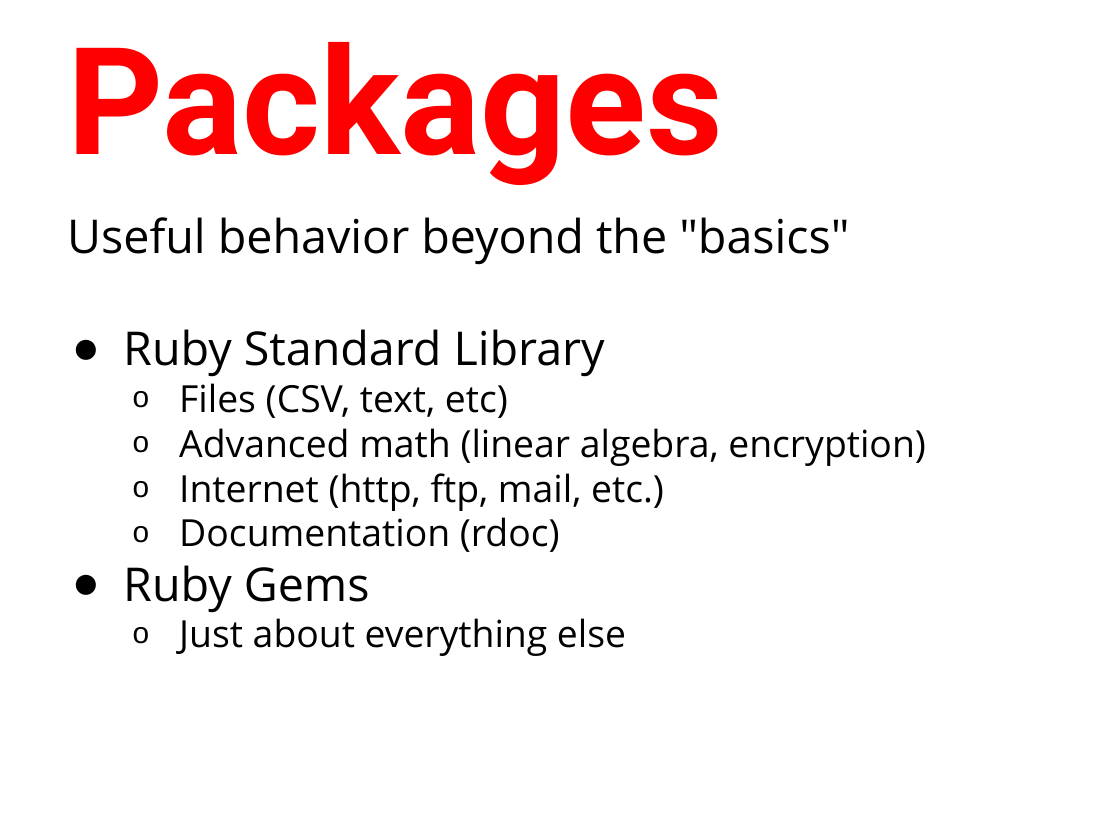
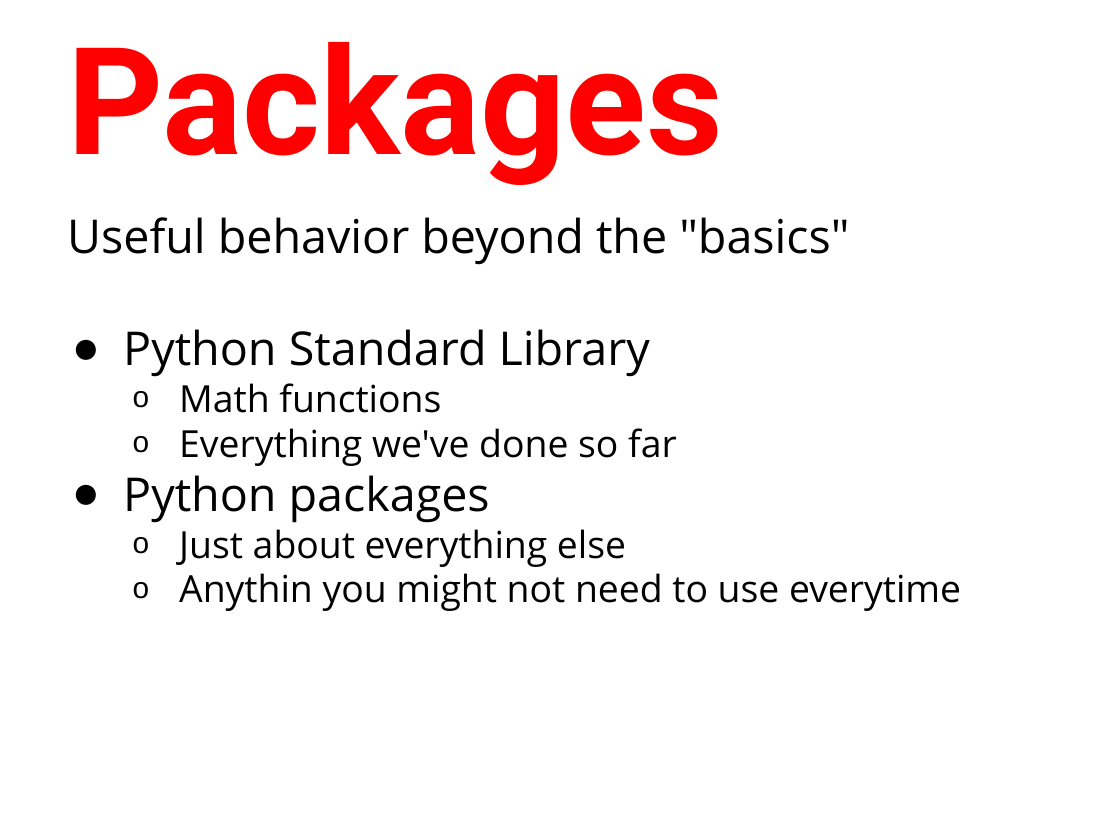
Before and after one commit to humanitiesprogramming/slides, a slide deck: slide 32 of 2017/python/B Done - ish/Python - Programming Concepts II.pptx. Drawn at 1120x840 pixels with LibreOffice and Linux fonts; fonts in the diff are those of the drawing. Boxes give left, top, right and bottom in pixels: in the first picture for what was removed or moved away, otherwise in the second. Text is boxed around its words. In the diff, an @@ line names an element or a change of style, - is before the commit and + after.

Commit message:
slides

```diff
--- a/2017/python/B Done - ish/Python - Programming Concepts II.pptx
+++ b/2017/python/B Done - ish/Python - Programming Concepts II.pptx
@@ text at <box>123,329,677,523</box>: text changed @@
-● Ruby Standard Library
-  o Files (CSV, text, etc)
-  o Advanced math (linear algebra, encryption)
-  o Internet (http, ftp, mail, etc.)
-  o Documentation (rdoc)
-● Ruby Gems
+● Python Standard Library
+  o Math functions
+  o Everything we've done so far
+● Python packages
@@ text at <box>179,573,961,611</box>: paragraph added @@
+  o Anythin you might not need to use everytime
```
Also in this commit, not shown: 1 other slide changed, 1 other file.
